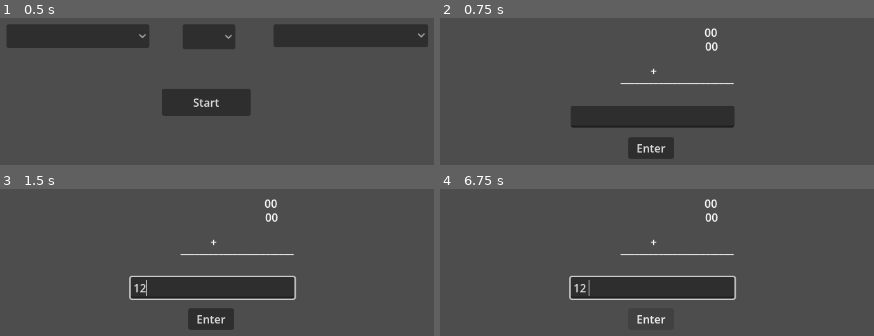
Above: before the commit, frames 1-4 (two rows, left to right).
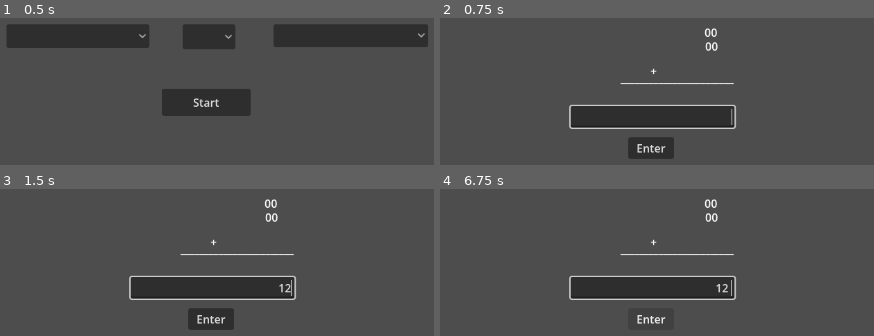
Above: after the commit, the same moments.

Repository: Gushenp/the_math
Game: Godot game, scene res://objetos/inicio.tscn
The game is run twice, just before and just after one commit, with the same random seed, the same clock (stepped at 60 frames per second) and the same inputs.
Inputs (mouse positions are in pixels of both pictures, inside the frame that each line leads up to):
- Up to frame 1 (0.5 s): no input
- Up to frame 2 (0.75 s): click "Start" at 0.5 s
- Up to frame 3 (1.5 s): click (212, 287) at 1.27 s; type "12" at 1.35 s
- Up to frame 4 (6.75 s): click "Enter" at 2 s; click "Enter" at 2.75 s; click "Enter" at 3.5 s; tap Enter at 4.25, 5.75 s; tap Space at 5, 6.5 s

Frame 1 is identical in both runs. In frame 2, 1.0% of the frame differs, in the area x 29-69%, y 59-76%; in frame 3, 0.2%; in frame 4, 0.2%.
Error before the commit: Invalid type in function 'randi_range' in base 'RandomNumberGenerator'. Cannot convert argument 1 from Nil to int. (res://scripts/interface.gd:43)
Error after the commit: Invalid type in function 'randi_range' in base 'RandomNumberGenerator'. Cannot convert argument 1 from Nil to int. (res://scripts/interface.gd:47)

Commit message:
Adição de áudio simples

Diff:
--- a/objetos/Jogo.tscn
+++ b/objetos/Jogo.tscn
@@ -1,14 +1,22 @@
 [gd_scene format=3 uid="uid://3471xjwdwr8t"]
 
 [ext_resource type="Script" uid="uid://dg8vbpjmj8b0e" path="res://scripts/interface.gd" id="1_sstdc"]
+[ext_resource type="PackedScene" uid="uid://b1mmsnp434rsb" path="res://objetos/animacao_contagem.tscn" id="2_slshw"]
+[ext_resource type="AudioStream" uid="uid://cughixw08hxbn" path="res://audio/key.mp3" id="3_2lcws"]
+[ext_resource type="AudioStream" uid="uid://b7bwuhsm44o7c" path="res://audio/correct.mp3" id="4_d8qyl"]
 
 [node name="Jogo" type="Control" unique_id=255386979]
 layout_mode = 3
 anchors_preset = 15
 anchor_right = 1.0
 anchor_bottom = 1.0
+grow_horizontal = 2
+grow_vertical = 2
 script = ExtResource("1_sstdc")
 metadata/_edit_use_anchors_ = true
+
+[node name="AnimacaoContagem" parent="." unique_id=604644752 instance=ExtResource("2_slshw")]
+layout_mode = 1
 
 [node name="LineEdit" type="LineEdit" parent="." unique_id=979543343]
 layout_mode = 1
@@ -23,6 +31,10 @@
 offset_bottom = 15.5
 grow_horizontal = 2
 grow_vertical = 2
+alignment = 2
+virtual_keyboard_show_on_focus = false
+virtual_keyboard_type = 2
+text_direction = 1
 
 [node name="Button" type="Button" parent="." unique_id=87040203]
 layout_mode = 1
@@ -72,4 +84,12 @@
 offset_bottom = 270.0
 text = "+"
 
+[node name="key" type="AudioStreamPlayer" parent="." unique_id=2061503737]
+stream = ExtResource("3_2lcws")
+
+[node name="correct" type="AudioStreamPlayer" parent="." unique_id=1577324857]
+stream = ExtResource("4_d8qyl")
+
 [connection signal="pressed" from="Button" to="." method="_on_button_pressed"]
+
+[editable path="AnimacaoContagem"]
--- /dev/null
+++ b/objetos/animacao_contagem.tscn
@@ -0,0 +1,242 @@
+[gd_scene format=3 uid="uid://b1mmsnp434rsb"]
+
+[ext_resource type="Texture2D" uid="uid://1f4lnwqusv08" path="res://sprites/circle1.png" id="1_m1mxs"]
+[ext_resource type="Texture2D" uid="uid://b6bx087kmglng" path="res://sprites/circle2.png" id="2_f53bg"]
+[ext_resource type="AudioStream" uid="uid://cfu12faoh6hox" path="res://audio/timerCounter.wav" id="3_gbnrm"]
+[ext_resource type="AudioStream" uid="uid://ru6f1f0lpb6x" path="res://audio/timerStart.wav" id="4_6xrl0"]
+
+[sub_resource type="LabelSettings" id="LabelSettings_kqpku"]
+font_size = 250
+
+[sub_resource type="Animation" id="Animation_6odux"]
+length = 0.001
+tracks/0/type = "bezier"
+tracks/0/imported = false
+tracks/0/enabled = true
+tracks/0/path = NodePath("Circle1:scale:x")
+tracks/0/interp = 1
+tracks/0/loop_wrap = true
+tracks/0/keys = {
+"handle_modes": PackedInt32Array(0),
+"points": PackedFloat32Array(1e-05, -0.25, 0, 0.25, 0),
+"times": PackedFloat32Array(0)
+}
+tracks/1/type = "bezier"
+tracks/1/imported = false
+tracks/1/enabled = true
+tracks/1/path = NodePath("Circle1:scale:y")
+tracks/1/interp = 1
+tracks/1/loop_wrap = true
+tracks/1/keys = {
+"handle_modes": PackedInt32Array(0),
+"points": PackedFloat32Array(1e-05, -0.25, 0, 0.25, 0),
+"times": PackedFloat32Array(0)
+}
+tracks/2/type = "value"
+tracks/2/imported = false
+tracks/2/enabled = true
+tracks/2/path = NodePath("Label:text")
+tracks/2/interp = 1
+tracks/2/loop_wrap = true
+tracks/2/keys = {
+"times": PackedFloat32Array(0),
+"transitions": PackedFloat32Array(1),
+"update": 1,
+"values": ["3"]
+}
+tracks/3/type = "value"
+tracks/3/imported = false
+tracks/3/enabled = true
+tracks/3/path = NodePath("timerStart:playing")
+tracks/3/interp = 1
+tracks/3/loop_wrap = true
+tracks/3/keys = {
+"times": PackedFloat32Array(0),
+"transitions": PackedFloat32Array(1),
+"update": 1,
+"values": [true]
+}
+
+[sub_resource type="Animation" id="Animation_c3mfv"]
+resource_name = "intro"
+length = 4.0
+tracks/0/type = "bezier"
+tracks/0/imported = false
+tracks/0/enabled = true
+tracks/0/path = NodePath("Circle1:scale:x")
+tracks/0/interp = 1
+tracks/0/loop_wrap = true
+tracks/0/keys = {
+"handle_modes": PackedInt32Array(0, 0, 0, 0, 0, 0, 0, 0, 0, 0, 0, 0, 0),
+"points": PackedFloat32Array(1e-05, -0.25, 0, 0.23333333, -1e-05, 1.3, -0.13274209, -0.216665, 0, 0, 1, -0.03333333, 0.042857133, 0.0055555603, -0.007142862, 1, -0.021955967, 0, 0, 0, 1e-05, -0.016666671, 0.16666502, 0, 0, 1.3, -0.13274209, -0.216665, 0, 0, 1, -0.03333333, 0.042857133, 0.0055555603, -0.007142862, 1, -0.021955967, 0, 0, 0, 1e-05, -0.016666671, 0.16666502, 0, 0, 1.3, -0.13274209, -0.216665, 0, 0, 1, -0.03333333, 0.042857133, 0.0055555603, -0.007142862, 1, -0.021955967, 0, 0, 0, 1e-05, -0.016666671, 0.16666502, 0, 0),
+"times": PackedFloat32Array(0, 0.36666667, 0.56666666, 0.9416667, 1, 1.3666667, 1.5666667, 1.9416668, 2, 2.3666666, 2.5666666, 2.9416666, 3)
+}
+tracks/1/type = "bezier"
+tracks/1/imported = false
+tracks/1/enabled = true
+tracks/1/path = NodePath("Circle1:scale:y")
+tracks/1/interp = 1
+tracks/1/loop_wrap = true
+tracks/1/keys = {
+"handle_modes": PackedInt32Array(0, 0, 0, 0, 0, 0, 0, 0, 0, 0, 0, 0, 0),
+"points": PackedFloat32Array(1e-05, -0.25, 0, 0.25, 0, 1.3, -0.13274209, -0.216665, 0, 0, 1, -0.03333333, 0.042857133, 0.0055555603, -0.007142862, 1, -0.03392458, 0.049999993, 0, 0, 1e-05, -0.016666671, 0.16666502, 0, 0, 1.3, -0.13274209, -0.216665, 0, 0, 1, -0.03333333, 0.042857133, 0.0055555603, -0.007142862, 1, -0.03392458, 0.049999993, 0, 0, 1e-05, -0.016666671, 0.16666502, 0, 0, 1.3, -0.13274209, -0.216665, 0, 0, 1, -0.03333333, 0.042857133, 0.0055555603, -0.007142862, 1, -0.03392458, 0.049999993, 0, 0, 1e-05, -0.016666671, 0.16666502, 0, 0),
+"times": PackedFloat32Array(0, 0.36666667, 0.56666666, 0.9416667, 1, 1.3666667, 1.5666667, 1.9416668, 2, 2.3666666, 2.5666666, 2.9416666, 3)
+}
+tracks/2/type = "bezier"
+tracks/2/imported = false
+tracks/2/enabled = true
+tracks/2/path = NodePath("Circle2:scale:x")
+tracks/2/interp = 1
+tracks/2/loop_wrap = true
+tracks/2/keys = {
+"handle_modes": PackedInt32Array(0, 0, 0, 0, 0, 0, 0, 0, 0, 0, 0, 0, 0, 0, 0, 0),
+"points": PackedFloat32Array(1e-05, -0.25, 0, 0.25, 0, 1.3, -0.13274209, -0.216665, 0, 0, 1, -0.03333333, 0.042857133, 0.0055555603, -0.007142862, 1, -0.03392458, 0.049999993, 0, 0, 1, -0.03333333, 0.042857133, 0.0055555603, -0.007142862, 1e-05, -0.016666671, 0.16666502, 0, 0, 1.3, -0.13274209, -0.216665, 0, 0, 1, -0.03333333, 0.042857133, 0.0055555603, -0.007142862, 1, -0.03392458, 0.049999993, 0, 0, 1, -0.03333333, 0.042857133, 0.0055555603, -0.007142862, 1e-05, -0.25, 0, 0.25, 0, 1.3, -0.13274209, -0.216665, 0, 0, 1, -0.03333333, 0.042857133, 0.0055555603, -0.007142862, 1, -0.03392458, 0.049999993, 0, 0, 1, -0.03333333, 0.042857133, 0.0055555603, -0.007142862, 1e-05, -0.25, 0, 0.25, 0),
+"times": PackedFloat32Array(0, 0.3, 0.46666676, 0.50000006, 0.93333334, 1.0096102, 1.3, 1.4666667, 1.5, 1.9333333, 2, 2.3, 2.4666667, 2.5, 2.9333334, 3)
+}
+tracks/3/type = "bezier"
+tracks/3/imported = false
+tracks/3/enabled = true
+tracks/3/path = NodePath("Circle2:scale:y")
+tracks/3/interp = 1
+tracks/3/loop_wrap = true
+tracks/3/keys = {
+"handle_modes": PackedInt32Array(0, 0, 0, 0, 0, 0, 0, 0, 0, 0, 0, 0, 0, 0, 0, 0),
+"points": PackedFloat32Array(1e-05, -0.25, 0, 0.25, 0, 1.3, -0.13274209, -0.216665, 0, 0, 1, -0.03333333, 0.042857133, 0.0055555603, -0.007142862, 1, -0.03392458, 0.049999993, 0, 0, 1, -0.03333333, 0.042857133, 0.0055555603, -0.007142862, 1e-05, -0.016666671, 0.16666502, 0, 0, 1.3, -0.13274209, -0.216665, 0, 0, 1, -0.03333333, 0.042857133, 0.0055555603, -0.007142862, 1, -0.03392458, 0.049999993, 0, 0, 1, -0.03333333, 0.042857133, 0.0055555603, -0.007142862, 1e-05, -0.25, 0, 0.25, 0, 1.3, -0.13274209, -0.216665, 0, 0, 1, -0.03333333, 0.042857133, 0.0055555603, -0.007142862, 1, -0.03392458, 0.049999993, 0, 0, 1, -0.03333333, 0.042857133, 0.0055555603, -0.007142862, 1e-05, -0.25, 0, 0.25, 0),
+"times": PackedFloat32Array(0, 0.3, 0.46666676, 0.50000006, 0.93333334, 1.0096102, 1.3, 1.4666667, 1.5, 1.9333333, 2, 2.3, 2.4666667, 2.5, 2.9333334, 3)
+}
+tracks/4/type = "bezier"
+tracks/4/imported = false
+tracks/4/enabled = true
+tracks/4/path = NodePath("Label:scale:x")
+tracks/4/interp = 1
+tracks/4/loop_wrap = true
+tracks/4/keys = {
+"handle_modes": PackedInt32Array(0, 0, 0, 0, 0, 0, 0, 0, 0, 0, 0, 0, 0, 0, 0, 0, 0, 0),
+"points": PackedFloat32Array(1e-05, -0.25, 0, 0.25, 0, 1.3, -0.13274209, -0.216665, 0, 0, 1, -0.03333333, 0.042857133, 0.0055555603, -0.007142862, 1, -0.03392458, 0.049999993, 0, 0, 1, -0.03333333, 0.042857133, 0.0055555603, -0.007142862, 1e-05, -0.25, 0, 0.25, 0, 1.3, -0.13274209, -0.216665, 0, 0, 1, -0.03333333, 0.042857133, 0.0055555603, -0.007142862, 1, -0.03392458, 0.049999993, 0, 0, 1, -0.03333333, 0.042857133, 0.0055555603, -0.007142862, 1e-05, -0.25, 0, 0.25, 0, 1e-05, -0.016666671, 0.16666502, 0, 0, 1.3, -0.13274209, -0.216665, 0, 0, 1, -0.03333333, 0.042857133, 0.0055555603, -0.007142862, 1, -0.03392458, 0.049999993, 0, 0, 1, -0.03333333, 0.042857133, 0.0055555603, -0.007142862, 1e-05, -0.25, 0, 0.25, 0, 1e-05, -0.016666671, 0.16666502, 0, 0),
+"times": PackedFloat32Array(0, 0.3, 0.4680223, 0.5006241, 0.9311332, 0.99937594, 1.3, 1.4680222, 1.5006241, 1.9311332, 1.9993758, 2, 2.299376, 2.4673982, 2.5, 2.930509, 2.9987519, 2.999376)
+}
+tracks/5/type = "bezier"
+tracks/5/imported = false
+tracks/5/enabled = true
+tracks/5/path = NodePath("Label:scale:y")
+tracks/5/interp = 1
+tracks/5/loop_wrap = true
+tracks/5/keys = {
+"handle_modes": PackedInt32Array(0, 0, 0, 0, 0, 0, 0, 0, 0, 0, 0, 0, 0, 0, 0, 0, 0, 0),
+"points": PackedFloat32Array(1e-05, -0.25, 0, 0.25, 0, 1.3, -0.13274209, -0.216665, 0, 0, 1, -0.03333333, 0.042857133, 0.0055555603, -0.007142862, 1, -0.03392458, 0.049999993, 0, 0, 1, -0.03333333, 0.042857133, 0.0055555603, -0.007142862, 1e-05, -0.25, 0, 0.25, 0, 1.3, -0.13274209, -0.216665, 0, 0, 1, -0.03333333, 0.042857133, 0.0055555603, -0.007142862, 1, -0.03392458, 0.049999993, 0, 0, 1, -0.03333333, 0.042857133, 0.0055555603, -0.007142862, 1e-05, -0.25, 0, 0.25, 0, 1e-05, -0.016666671, 0.16666502, 0, 0, 1.3, -0.13274209, -0.216665, 0, 0, 1, -0.03333333, 0.042857133, 0.0055555603, -0.007142862, 1, -0.03392458, 0.049999993, 0, 0, 1, -0.03333333, 0.042857133, 0.0055555603, -0.007142862, 1e-05, -0.25, 0, 0.25, 0, 1e-05, -0.016666671, 0.16666502, 0, 0),
+"times": PackedFloat32Array(0, 0.3, 0.4680223, 0.5006241, 0.9311332, 0.99937594, 1.3, 1.4680222, 1.5006241, 1.9311332, 1.9993758, 2, 2.299376, 2.4673982, 2.5, 2.930509, 2.9987519, 2.999376)
+}
+tracks/6/type = "value"
+tracks/6/imported = false
+tracks/6/enabled = true
+tracks/6/path = NodePath("Label:text")
+tracks/6/interp = 1
+tracks/6/loop_wrap = true
+tracks/6/keys = {
+"times": PackedFloat32Array(0, 1.0061046, 2),
+"transitions": PackedFloat32Array(1, 1, 1),
+"update": 1,
+"values": ["3", "2", "1"]
+}
+tracks/7/type = "value"
+tracks/7/imported = false
+tracks/7/enabled = true
+tracks/7/path = NodePath("timerCounter:playing")
+tracks/7/interp = 1
+tracks/7/loop_wrap = true
+tracks/7/keys = {
+"times": PackedFloat32Array(0, 1.0333333, 2.0333333),
+"transitions": PackedFloat32Array(1, 1, 1),
+"update": 1,
+"values": [true, true, true]
+}
+tracks/8/type = "value"
+tracks/8/imported = false
+tracks/8/enabled = true
+tracks/8/path = NodePath("timerStart:playing")
+tracks/8/interp = 1
+tracks/8/loop_wrap = true
+tracks/8/keys = {
+"times": PackedFloat32Array(2.9978285),
+"transitions": PackedFloat32Array(1),
+"update": 1,
+"values": [true]
+}
+
+[sub_resource type="AnimationLibrary" id="AnimationLibrary_k3ecm"]
+_data = {
+&"RESET": SubResource("Animation_6odux"),
+&"intro": SubResource("Animation_c3mfv")
+}
+
+[node name="AnimacaoContagem" type="Control" unique_id=604644752]
+layout_mode = 3
+anchors_preset = 15
+anchor_right = 1.0
+anchor_bottom = 1.0
+grow_horizontal = 2
+grow_vertical = 2
+
+[node name="Label" type="Label" parent="." unique_id=808544993]
+layout_mode = 1
+anchors_preset = 8
+anchor_left = 0.5
+anchor_top = 0.5
+anchor_right = 0.5
+anchor_bottom = 0.5
+offset_left = -300.0
+offset_top = -300.0
+offset_right = 300.0
+offset_bottom = 300.0
+grow_horizontal = 2
+grow_vertical = 2
+scale = Vector2(1e-05, 1e-05)
+pivot_offset = Vector2(300, 300)
+text = "3"
+label_settings = SubResource("LabelSettings_kqpku")
+horizontal_alignment = 1
+vertical_alignment = 1
+justification_flags = 171
+
+[node name="Circle1" type="TextureRect" parent="." unique_id=935782963]
+layout_mode = 1
+anchors_preset = 8
+anchor_left = 0.5
+anchor_top = 0.5
+anchor_right = 0.5
+anchor_bottom = 0.5
+offset_left = -250.0
+offset_top = -250.0
+offset_right = 250.0
+offset_bottom = 250.0
+grow_horizontal = 2
+grow_vertical = 2
+scale = Vector2(1e-05, 1e-05)
+pivot_offset = Vector2(250, 250)
+texture = ExtResource("1_m1mxs")
+
+[node name="Circle2" type="TextureRect" parent="." unique_id=745288975]
+layout_mode = 1
+anchors_preset = 8
+anchor_left = 0.5
+anchor_top = 0.5
+anchor_right = 0.5
+anchor_bottom = 0.5
+offset_left = -250.0
+offset_top = -250.0
+offset_right = 250.0
+offset_bottom = 250.0
+grow_horizontal = 2
+grow_vertical = 2
+scale = Vector2(1e-05, 1e-05)
+pivot_offset = Vector2(250, 250)
+texture = ExtResource("2_f53bg")
+
+[node name="AnimationPlayer" type="AnimationPlayer" parent="." unique_id=1786184987]
+libraries/ = SubResource("AnimationLibrary_k3ecm")
+
+[node name="timerCounter" type="AudioStreamPlayer" parent="." unique_id=2145700318]
+stream = ExtResource("3_gbnrm")
+
+[node name="timerStart" type="AudioStreamPlayer" parent="." unique_id=51981575]
+stream = ExtResource("4_6xrl0")
--- a/scripts/interface.gd
+++ b/scripts/interface.gd
@@ -4,8 +4,11 @@
 @onready var campo1View = $Campo1
 @onready var campo2View = $Campo2
 @onready var OperacaoView = $Operacao
+@onready var audioTecla = $key
+@onready var correctAudio = $correct
 
 func _ready() -> void:
+	campoDeEntrada.grab_focus()
 	cacularResultadoEsperado()
 	pass
 
@@ -34,6 +37,7 @@
 		return 100
 
 var resultado
+var contador
 func cacularResultadoEsperado():
 	var numeroMax1 = retornarQuantidadeCasaMax(Dados.campo1ID)
 	var numeroMax2 = retornarQuantidadeCasaMax(Dados.campo2ID)
@@ -60,12 +64,22 @@
 	if entradaUsuario.is_valid_int():
 		var numeroUsuario = entradaUsuario.to_int()
 
-		if numeroUsuario == resultado:
+		if numeroUsuario == resultado and contador != 10:
 			print("Acertou!")
+			correctAudio.play()
 			campoDeEntrada.clear()
 			cacularResultadoEsperado()
 
+
 		campoDeEntrada.grab_focus()
+
+func _input(event):
+	if event is InputEventKey and event.is_pressed() and not event.is_echo():
+		tocarSomTecla()
+
+func tocarSomTecla():
+	audioTecla.pitch_scale = randf_range(0.9, 1.3)
+	audioTecla.play()
 
 func atualizarVisual(numero1, numero2):
 	campo1View.text = str(numero1)
Not shown, added: audio/correct.mp3.import
Not shown, added: audio/key.mp3.import
Not shown, added: audio/timerCounter.wav.import
Not shown, added: audio/timerStart.wav.import
Binary file added: sprites/circle1.png
Not shown, added: sprites/circle1.png.import
Binary file added: sprites/circle2.png
Not shown, added: sprites/circle2.png.import
Not shown, added: audio/Instrumento.m4a
Not shown, added: audio/correct.mp3
Not shown, added: audio/key.mp3
Not shown, added: audio/timerCounter.wav
(and 1 more such lines)
